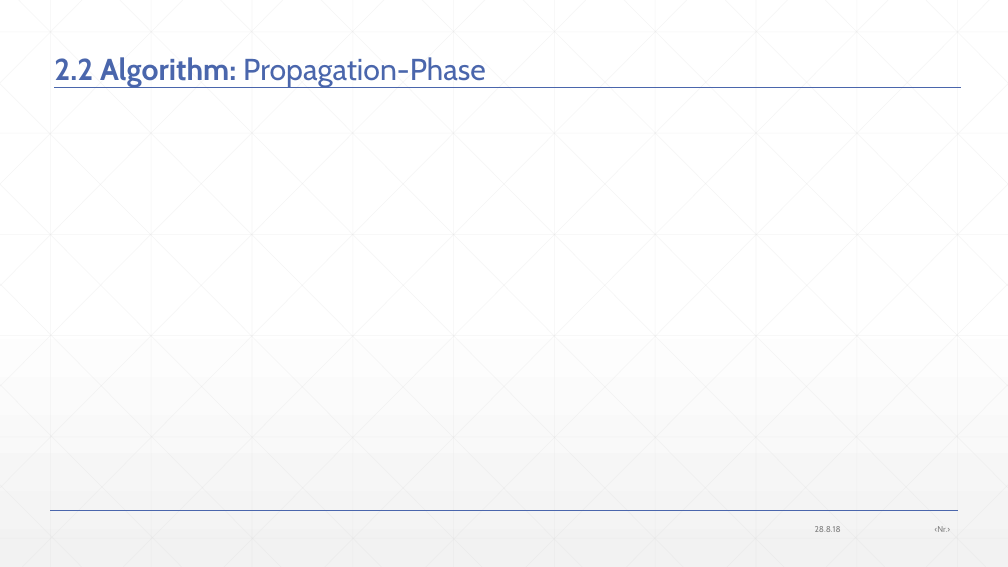
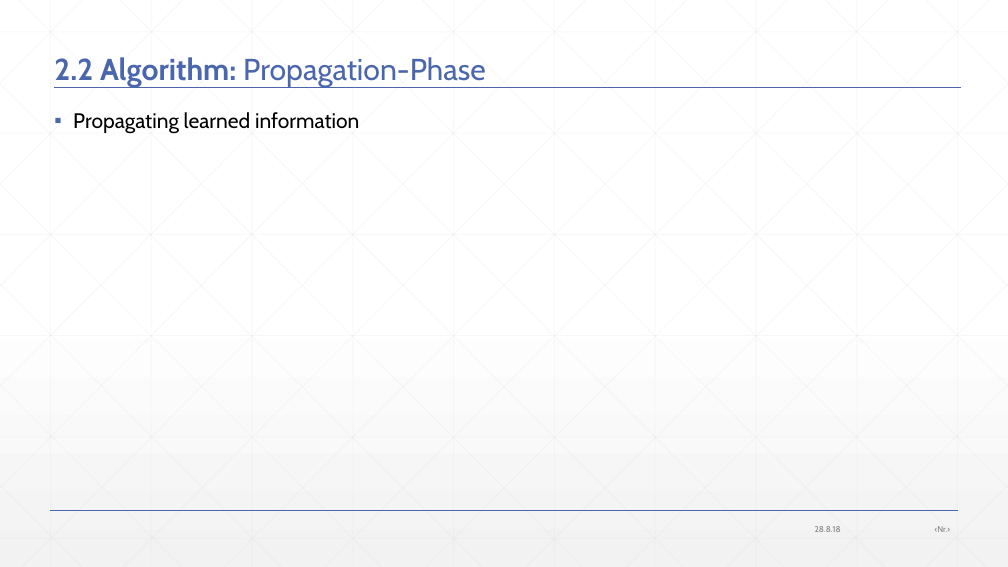
Before and after one commit to JonasWerner/BachelorThesis, a slide deck: slide 21 of Presentation/pdr_presentation.pptx. Drawn at 1008x567 pixels with LibreOffice and Linux fonts; fonts in the diff are those of the drawing; grey boxes stand for pictures. Boxes give left, top, right and bottom in pixels: in the first picture for what was removed or moved away, otherwise in the second. Text is boxed around its words. In the diff, an @@ line names an element or a change of style, - is before the commit and + after.

Commit message:
Added Propagation-Phase slides, changed improvements

```diff
--- a/Presentation/pdr_presentation.pptx
+++ b/Presentation/pdr_presentation.pptx
@@ text added at <box>73,112,359,134</box>, 20 pt, text #000000 @@
+▪ Propagating learned information
```
Also in this commit, not shown: 2 other slides changed, 3 slides added, 1 other file.
